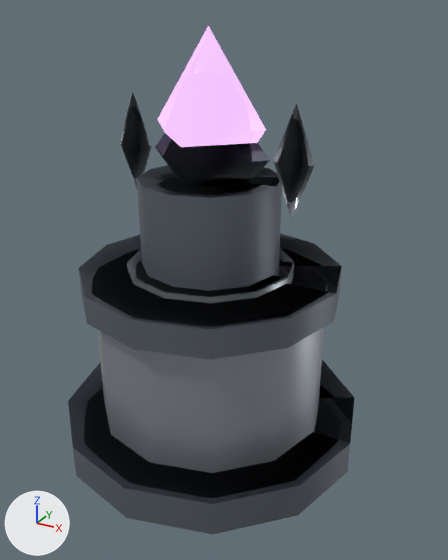
What one commit did to the glTF model public/assets/3d/towers/arcane.glb.
Before and after are seen from a 50 mm lens placed at (1.65, -2.84, 2.46), pointed at (0.06, 0.04, 1.02). The axes (+X, +Y, +Z) are drawn at lower left. The lights are the same throughout. The picture after the commit comes second. Where no turn or scale is listed for an object, it has been applied to the vertices.

The first picture shows 'base', 'baseCollar', 'footing', 'lowerTrim', 'shaft', 'shardL', 'shardR', 'spinCrystal', 'support'.
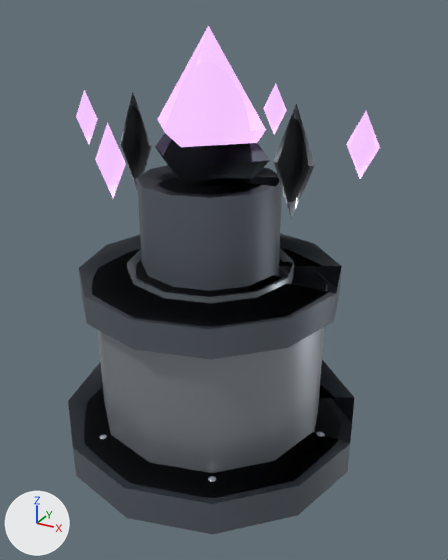
Pixel boxes (x1, y1, x2, y2) of what changed, in the pictures (448 x 560 px):
```json
{"object": "OrbitShard0", "change": "added", "after": [346, 111, 380, 179], "on screen": "purple"}
{"object": "OrbitShard1", "change": "added", "after": [95, 122, 126, 198], "on screen": "purple"}
{"object": "OrbitShard3", "change": "added", "after": [263, 84, 287, 135], "on screen": "purple"}
{"object": "OrbitShard2", "change": "added", "after": [76, 90, 97, 144], "on screen": "purple"}
```

Edits to the scene script, one JSON object a line:
```json
{"op": "add", "block": "ob_orbitshard3", "code": ["ob_orbitshard3 = bpy.data.objects.new('OrbitShard3', me_octa_2)", "ob_orbitshard3.parent = ob_turret", "ob_orbitshard3.location = (0.0, 0.82, 0.32)", "ob_orbitshard3.scale = (0.16, 0.16, 0.32)"]}
{"op": "add", "block": "ob_orbitshard2", "code": ["ob_orbitshard2 = bpy.data.objects.new('OrbitShard2', me_octa_2)", "ob_orbitshard2.parent = ob_turret", "ob_orbitshard2.location = (-0.82, 0.0, 0.32)", "ob_orbitshard2.scale = (0.16, 0.16, 0.32)"]}
{"op": "add", "block": "ob_orbitshard1", "code": ["ob_orbitshard1 = bpy.data.objects.new('OrbitShard1', me_octa_2)", "ob_orbitshard1.parent = ob_turret", "ob_orbitshard1.location = (0.0, -0.82, 0.32)", "ob_orbitshard1.scale = (0.16, 0.16, 0.32)"]}
{"op": "add", "block": "ob_orbitshard0", "code": ["ob_orbitshard0 = bpy.data.objects.new('OrbitShard0', me_octa_2)", "ob_orbitshard0.parent = ob_turret", "ob_orbitshard0.location = (0.82, 0.0, 0.32)", "ob_orbitshard0.scale = (0.16, 0.16, 0.32)"]}
```
